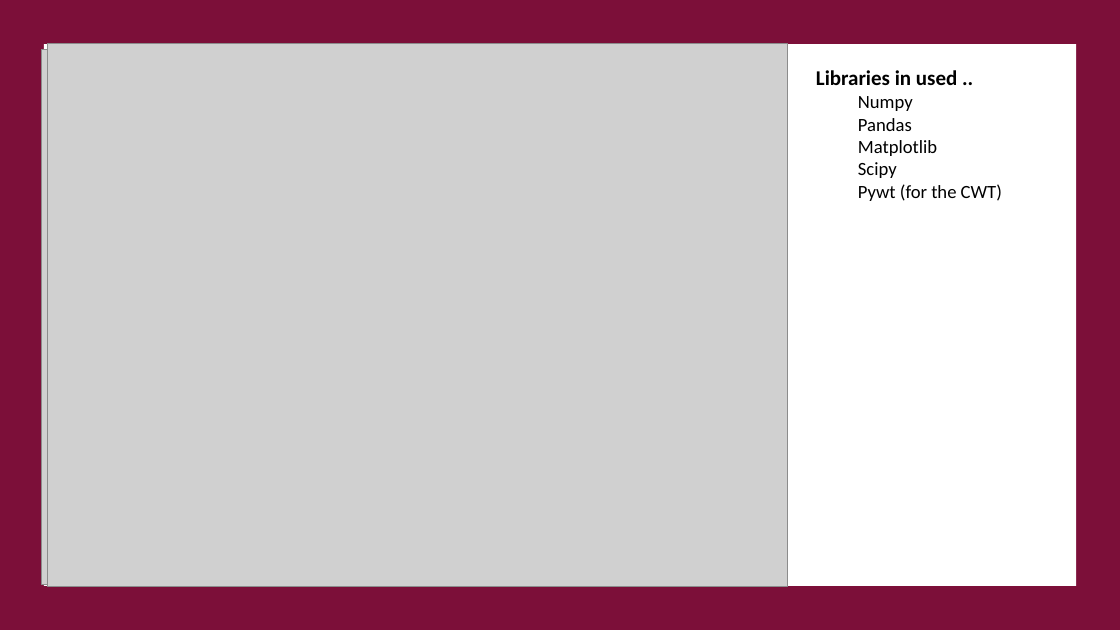
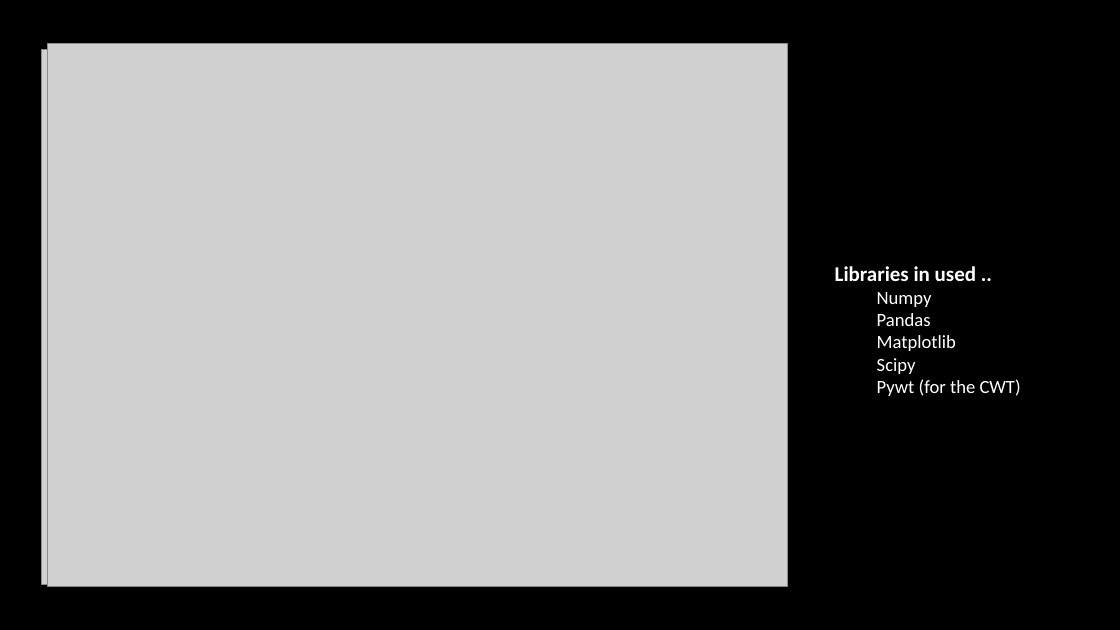
Before and after one commit to galena100/Transform2020, a slide deck: slide 3 of Presentation/4MinSpeech.pptx. Drawn at 1120x630 pixels with LibreOffice and Linux fonts; fonts in the diff are those of the drawing; grey boxes stand for pictures. Boxes give left, top, right and bottom in pixels: in the first picture for what was removed or moved away, otherwise in the second. Text is boxed around its words. In the diff, an @@ line names an element or a change of style, - is before the commit and + after.

```diff
--- a/Presentation/4MinSpeech.pptx
+++ b/Presentation/4MinSpeech.pptx
@@ background #FFFFFF to #000000 @@
@@ rectangle removed at bbox=[0, 0, 1120, 630] @@
@@ rectangle removed at bbox=[44, 45, 1076, 586] @@
@@ text "Libraries in used ..": place and size @@
-text "Libraries in used .." at bbox=[816, 70, 1002, 201]
+text "Libraries in used .." at bbox=[835, 266, 1021, 396]
@@ text "Libraries in used .." at bbox=[835, 266, 1021, 396]: text colour #000000 to #FFFFFF @@
```
Also in this commit, not shown: 3 other slides changed, 3 slides added, 3 slides removed, 1 other file.
